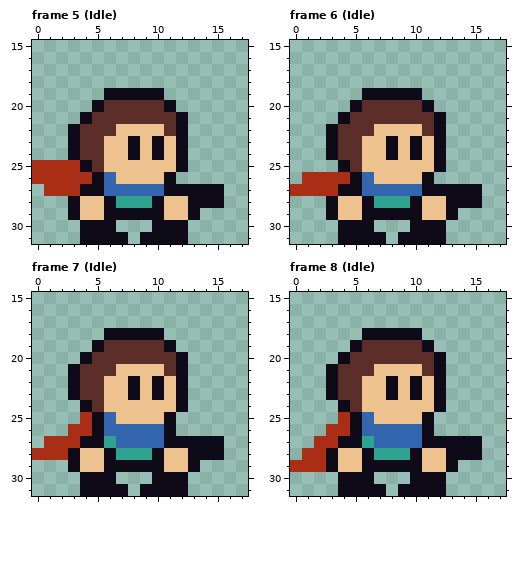
Pixel-art file, stored at Sprites/Player/chibi_player_source.ase. The first picture shows the starting point.
32x32 pixels, 29 frames. Shown: frame 5 (Idle): x 0..17, y 15..31; frame 6 (Idle): x 0..17, y 15..31; frame 7 (Idle): x 0..17, y 15..31; frame 8 (Idle): x 0..17, y 15..31. The commit also changed other frames, which this record leaves out.
Once edited:
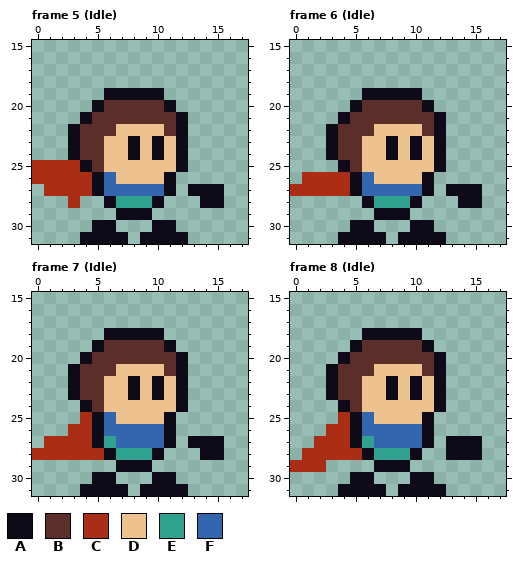
Palette (. is transparent): A #0f0a18  B #5c2e2a  C #aa2e16  D #eec28f  E #30a390  F #3466b0
What changed:
layer "Hands" now hidden
--- frame 5 (Idle)
@@ x 0..17 @@
 26 CCCCCAFDDDDA......
-27 .CCCAAFFFFFAAAAA..
-28 ...ADDAEEEADDAAA..
-29 ...ADDAAAAADDA....
-30 ....AAA...AAA.....
+27 .CCCCAFFFFFA.AAA..
+28 ...C..AEEEA...AA..
+29 .......AAA........
+30 .....AA...AA......
 31 ....AAAA.AAAA.....
--- frame 6 (Idle)
@@ x 0..17 @@
 26 .CCCCAFDDDDA......
-27 CCCCAAFFFFFAAAAA..
-28 ...ADDAEEEADDAAA..
-29 ...ADDAAAAADDA....
-30 ....AAA...AAA.....
+27 CCCCCAFFFFFA.AAA..
+28 ......AEEEA...AA..
+29 .......AAA........
+30 .....AA...AA......
 31 ....AAAA.AAAA.....
--- frame 7 (Idle)
@@ x 0..17 @@
 26 ...CCAFFFFFA......
-27 .CCCAAEFFFFAAAAA..
-28 CCCADDAEEEADDAAA..
-29 ...ADDAAAAADDA....
-30 ....AAA...AAA.....
+27 .CCCCAEFFFFA.AAA..
+28 CCCCCCAEEEA...AA..
+29 .......AAA........
+30 .....AA...AA......
 31 ....AAAA.AAAA.....
--- frame 8 (Idle)
@@ x 0..17 @@
 26 ...CCAFFFFFA......
-27 ..CCAAEFFFFAAAAA..
-28 .CCADDAEEEADDAAA..
-29 CCCADDAAAAADDA....
-30 ....AAA...AAA.....
+27 ..CCCAEFFFFA.AAA..
+28 .CCCCCAEEEA..AAA..
+29 CCC....AAA........
+30 .....AA...AA......
 31 ....AAAA.AAAA.....
Pixel boxes of the changes (left, top, right, bottom) in both pictures:
changed: (68, 184, 200, 232)
changed: (326, 184, 458, 232)
changed: (68, 436, 200, 484)
changed: (326, 436, 458, 484)
